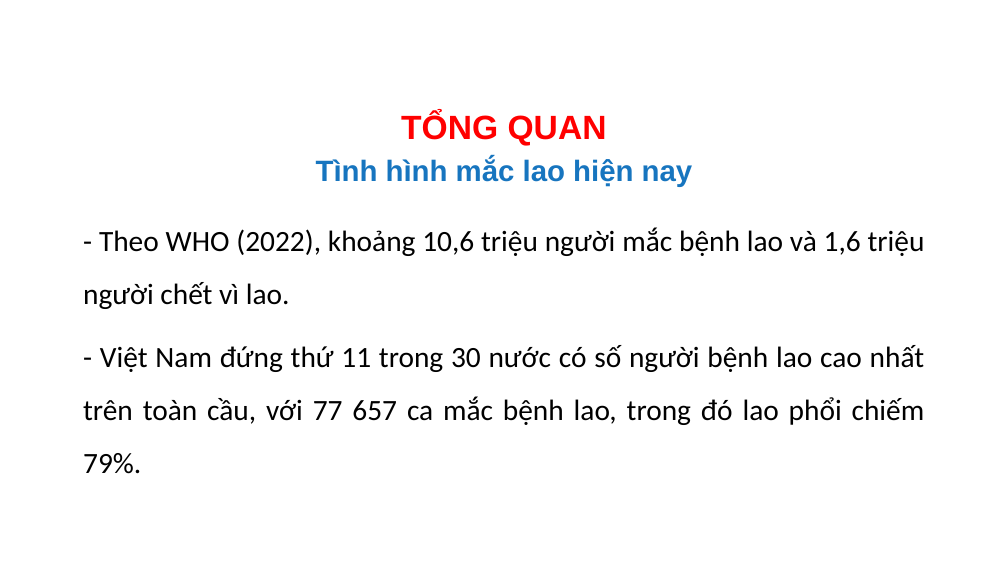
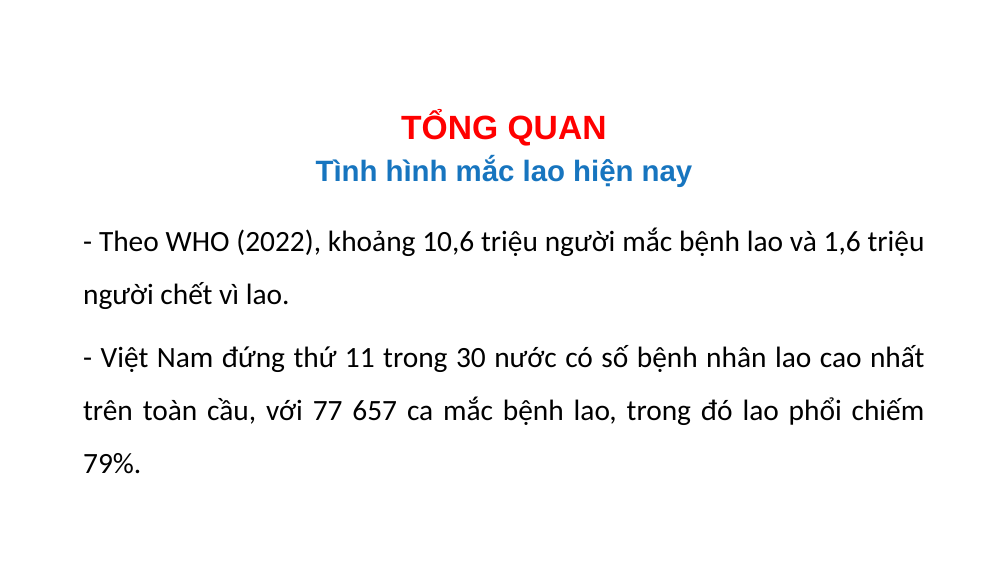
Before and after one commit to MedPocket/HPMUGraduation-thesis, a slide deck: slide 5 of Thuc-trang-va-mot-so-yeu-to-lien-quan-dinh-duong-BN-lao-phoi_Nhat-Nguyen.pptx. Drawn at 1008x567 pixels with LibreOffice and Linux fonts; fonts in the diff are those of the drawing; background and template pictures are left out. Boxes give left, top, right and bottom in pixels: in the first picture for what was removed or moved away, otherwise in the second. Text is boxed around its words. In the diff, an @@ line names an element or a change of style, - is before the commit and + after.

```diff
--- a/Thuc-trang-va-mot-so-yeu-to-lien-quan-dinh-duong-BN-lao-phoi_Nhat-Nguyen.pptx
+++ b/Thuc-trang-va-mot-so-yeu-to-lien-quan-dinh-duong-BN-lao-phoi_Nhat-Nguyen.pptx
@@ text at (x1=83, y1=345, x2=925, y2=474): text changed @@
-- Việt Nam đứng thứ 11 trong 30 nước có số người bệnh lao cao nhất trên toàn cầu, với 77 657 ca mắc bệnh lao, trong đó lao phổi chiếm 79%.
+- Việt Nam đứng thứ 11 trong 30 nước có số bệnh nhân lao cao nhất trên toàn cầu, với 77 657 ca mắc bệnh lao, trong đó lao phổi chiếm 79%.
```
Also in this commit, not shown: 3 other slides changed, 13 other files.
